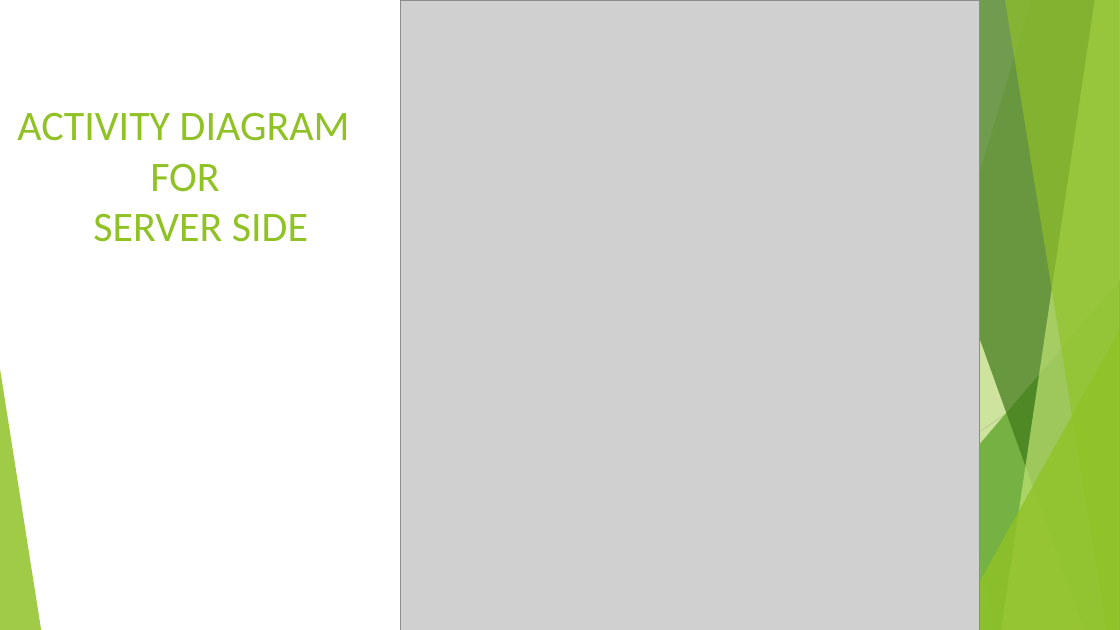
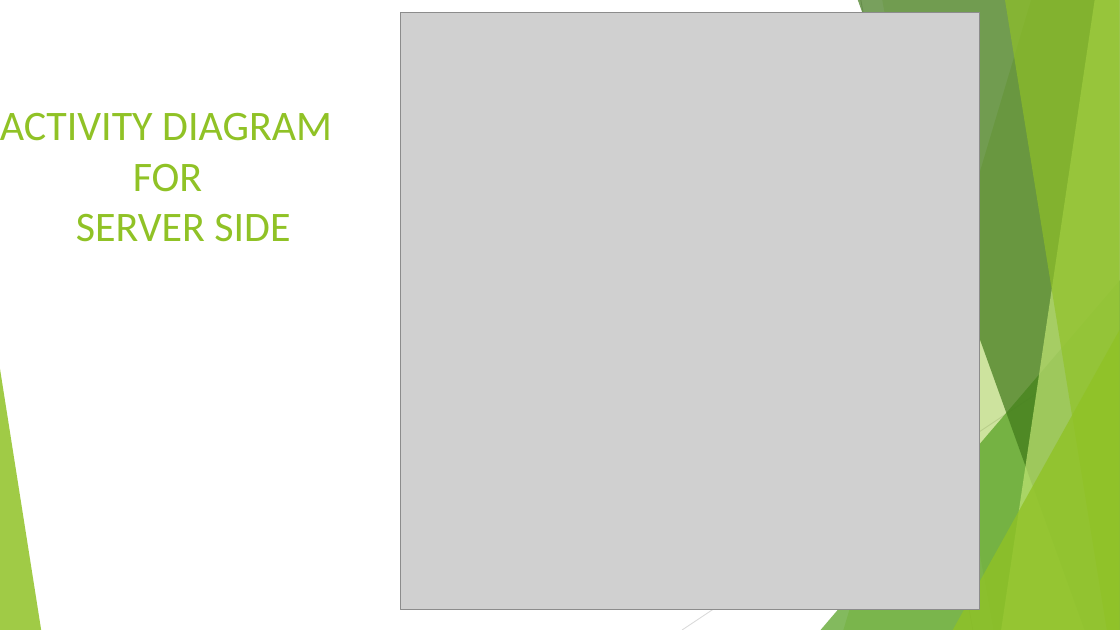
Before and after one commit to pskr0/Railticket, a slide deck: slide 9 of static/files/ppt.pptx. Drawn at 1120x630 pixels with LibreOffice and Linux fonts; fonts in the diff are those of the drawing; grey boxes stand for pictures. Boxes give left, top, right and bottom in pixels: in the first picture for what was removed or moved away, otherwise in the second. Text is boxed around its words. In the diff, an @@ line names an element or a change of style, - is before the commit and + after.

```diff
--- a/static/files/ppt.pptx
+++ b/static/files/ppt.pptx
@@ picture: place and size @@
-picture at box(400, 0, 980, 630)
+picture at box(400, 13, 980, 610)
@@ title "ACTIVITY DIAGRAM FOR SERVER SIDE": place and size @@
-title "ACTIVITY DIAGRAM FOR SERVER SIDE" at box(17, 112, 350, 242)
+title "ACTIVITY DIAGRAM FOR SERVER SIDE" at box(0, 112, 332, 242)
```
Also in this commit, not shown: 7 other slides changed, 1 other file.
